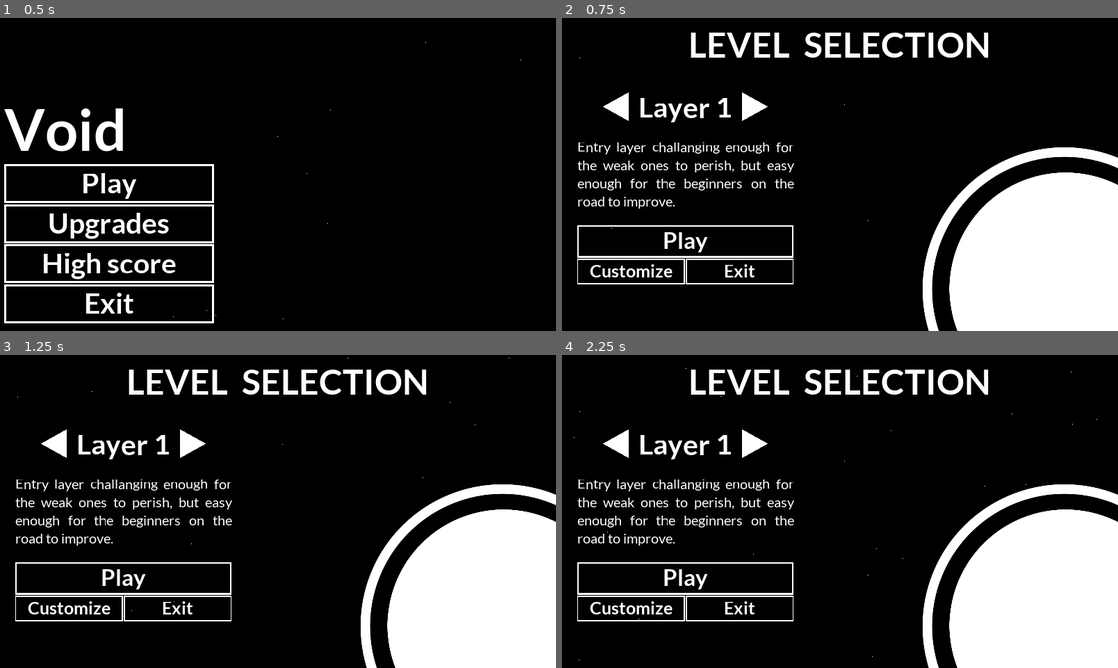
Above: before the commit, frames 1-4 (two rows, left to right).
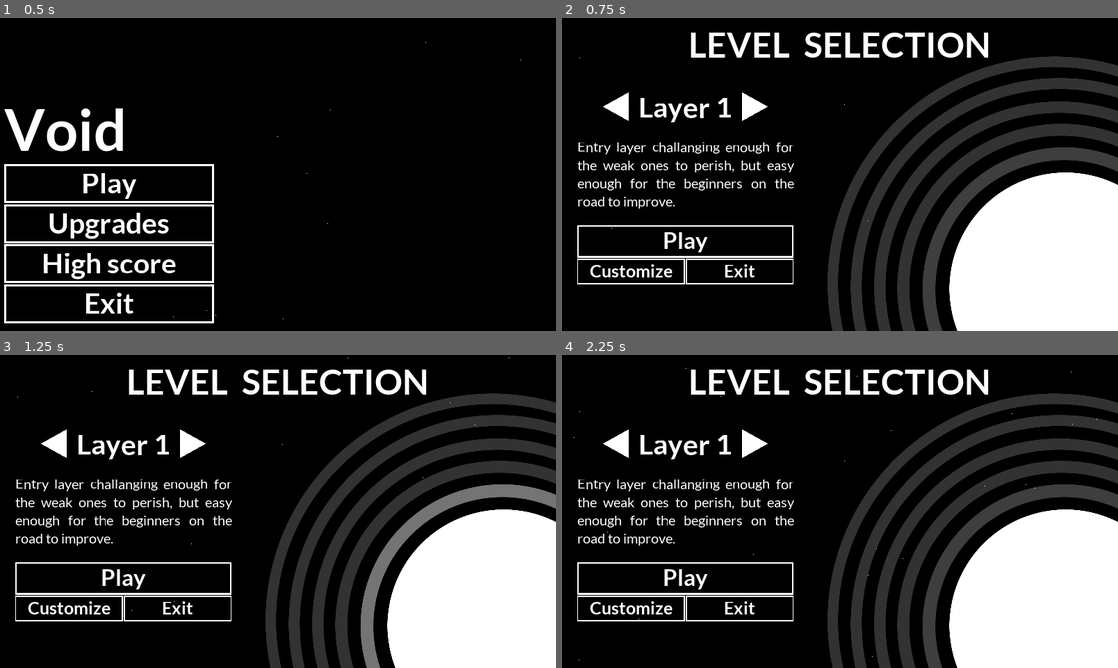
Above: after the commit, the same moments.

Repository: 0stam/void
Game: Godot game, scene res://ui/MainMenu.tscn
The game is run twice, just before and just after one commit, with the same random seed, the same clock (stepped at 60 frames per second) and the same inputs.
Inputs (mouse positions are in pixels of both pictures, inside the frame that each line leads up to):
- Up to frame 1 (0.5 s): no input
- Up to frame 2 (0.75 s): click "Play" at 0.5 s
- Up to frame 3 (1.25 s): no input
- Up to frame 4 (2.25 s): click (617, 442) at 1.25 s; click (756, 442) at 2 s

Frame 1 is identical in both runs. In frame 2, 13% of the frame differs, in the area x 47-100%, y 12-100%; in frame 3, 13%; in frame 4, 13%.

Commit message:
Rework level selection graphics

Diff:
--- a/global/global.gd
+++ b/global/global.gd
@@ -18,7 +18,7 @@
 # Levels
 var level : int = 0
 var level_data : Dictionary = {}
-var levels = ["Layer 1", "Layer 2"]
+var levels = ["Layer 1", "Layer 2", "Layer 2", "Layer 2", "Layer 2"]
 var known_level = 1
 var level_description : String = ""
 
--- a/ui/LevelSelection.gd
+++ b/ui/LevelSelection.gd
@@ -25,12 +25,14 @@
 	for i in layer_graphics.get_children():
 		if i.name == "Middle":
 			continue
-		if int(i.name) <= Global.level:
+		if int(i.name) == Global.level:
 			i.get_node("Animation").play("basic")
-			i.show()
 		else:
 			i.get_node("Animation").stop()
-			i.hide()
+			if int(i.name) < Global.level:
+				i.modulate.a = 1
+			else:
+				i.modulate.a = 0.2
 
 
 func _on_Left_pressed():
--- a/ui/LevelSelection.tscn
+++ b/ui/LevelSelection.tscn
@@ -13,15 +13,56 @@
 [ext_resource path="res://ui/LevelSelection.gd" type="Script" id=11]
 [ext_resource path="res://fonts/text_block.tres" type="DynamicFont" id=12]
 [ext_resource path="res://art/circle.png" type="Texture" id=13]
-[ext_resource path="res://art/layer.png" type="Texture" id=14]
-
-[sub_resource type="Animation" id=1]
-resource_name = "basic"
+[ext_resource path="res://art/layer1.png" type="Texture" id=14]
+[ext_resource path="res://art/layer2.png" type="Texture" id=15]
+[ext_resource path="res://art/layer0.png" type="Texture" id=16]
+[ext_resource path="res://art/layer4.png" type="Texture" id=17]
+[ext_resource path="res://art/layer3.png" type="Texture" id=18]
 
 [sub_resource type="Animation" id=2]
 resource_name = "basic"
 length = 4.0
 loop = true
+tracks/0/type = "bezier"
+tracks/0/path = NodePath(".:modulate:r")
+tracks/0/interp = 1
+tracks/0/loop_wrap = true
+tracks/0/imported = false
+tracks/0/enabled = true
+tracks/0/keys = {
+"points": PoolRealArray( 1, -0.25, 0, 0.25, 0, 1, -0.25, 0, 0.25, 0, 1, -0.25, 0, 0.25, 0 ),
+"times": PoolRealArray( 0, 2, 4 )
+}
+tracks/1/type = "bezier"
+tracks/1/path = NodePath(".:modulate:g")
+tracks/1/interp = 1
+tracks/1/loop_wrap = true
+tracks/1/imported = false
+tracks/1/enabled = true
+tracks/1/keys = {
+"points": PoolRealArray( 1, -0.25, 0, 0.25, 0, 1, -0.25, 0, 0.25, 0, 1, -0.25, 0, 0.25, 0 ),
+"times": PoolRealArray( 0, 2, 4 )
+}
+tracks/2/type = "bezier"
+tracks/2/path = NodePath(".:modulate:b")
+tracks/2/interp = 1
+tracks/2/loop_wrap = true
+tracks/2/imported = false
+tracks/2/enabled = true
+tracks/2/keys = {
+"points": PoolRealArray( 1, -0.25, 0, 0.25, 0, 1, -0.25, 0, 0.25, 0, 1, -0.25, 0, 0.25, 0 ),
+"times": PoolRealArray( 0, 2, 4 )
+}
+tracks/3/type = "bezier"
+tracks/3/path = NodePath(".:modulate:a")
+tracks/3/interp = 1
+tracks/3/loop_wrap = true
+tracks/3/imported = false
+tracks/3/enabled = true
+tracks/3/keys = {
+"points": PoolRealArray( 0.2, -0.25, 0, 0.25, 0, 1, -0.25, 0, 0.25, 0, 0.2, -0.25, 0, 0.25, 0 ),
+"times": PoolRealArray( 0, 2, 4 )
+}
 
 [sub_resource type="Animation" id=3]
 resource_name = "basic"
@@ -64,7 +105,142 @@
 tracks/3/imported = false
 tracks/3/enabled = true
 tracks/3/keys = {
-"points": PoolRealArray( 0, -0.25, 0, 0.25, 0, 1, -0.25, 0, 0.25, 0, 0, -0.25, 0, 0.25, 0 ),
+"points": PoolRealArray( 0.2, -0.25, 0, 0.25, 0, 1, -0.25, 0, 0.25, 0, 0.2, -0.25, 0, 0.25, 0 ),
+"times": PoolRealArray( 0, 2, 4 )
+}
+
+[sub_resource type="Animation" id=4]
+resource_name = "basic"
+length = 4.0
+loop = true
+tracks/0/type = "bezier"
+tracks/0/path = NodePath(".:modulate:r")
+tracks/0/interp = 1
+tracks/0/loop_wrap = true
+tracks/0/imported = false
+tracks/0/enabled = true
+tracks/0/keys = {
+"points": PoolRealArray( 1, -0.25, 0, 0.25, 0, 1, -0.25, 0, 0.25, 0, 1, -0.25, 0, 0.25, 0 ),
+"times": PoolRealArray( 0, 2, 4 )
+}
+tracks/1/type = "bezier"
+tracks/1/path = NodePath(".:modulate:g")
+tracks/1/interp = 1
+tracks/1/loop_wrap = true
+tracks/1/imported = false
+tracks/1/enabled = true
+tracks/1/keys = {
+"points": PoolRealArray( 1, -0.25, 0, 0.25, 0, 1, -0.25, 0, 0.25, 0, 1, -0.25, 0, 0.25, 0 ),
+"times": PoolRealArray( 0, 2, 4 )
+}
+tracks/2/type = "bezier"
+tracks/2/path = NodePath(".:modulate:b")
+tracks/2/interp = 1
+tracks/2/loop_wrap = true
+tracks/2/imported = false
+tracks/2/enabled = true
+tracks/2/keys = {
+"points": PoolRealArray( 1, -0.25, 0, 0.25, 0, 1, -0.25, 0, 0.25, 0, 1, -0.25, 0, 0.25, 0 ),
+"times": PoolRealArray( 0, 2, 4 )
+}
+tracks/3/type = "bezier"
+tracks/3/path = NodePath(".:modulate:a")
+tracks/3/interp = 1
+tracks/3/loop_wrap = true
+tracks/3/imported = false
+tracks/3/enabled = true
+tracks/3/keys = {
+"points": PoolRealArray( 0.2, -0.25, 0, 0.25, 0, 1, -0.25, 0, 0.25, 0, 0.2, -0.25, 0, 0.25, 0 ),
+"times": PoolRealArray( 0, 2, 4 )
+}
+
+[sub_resource type="Animation" id=5]
+resource_name = "basic"
+length = 4.0
+loop = true
+tracks/0/type = "bezier"
+tracks/0/path = NodePath(".:modulate:r")
+tracks/0/interp = 1
+tracks/0/loop_wrap = true
+tracks/0/imported = false
+tracks/0/enabled = true
+tracks/0/keys = {
+"points": PoolRealArray( 1, -0.25, 0, 0.25, 0, 1, -0.25, 0, 0.25, 0, 1, -0.25, 0, 0.25, 0 ),
+"times": PoolRealArray( 0, 2, 4 )
+}
+tracks/1/type = "bezier"
+tracks/1/path = NodePath(".:modulate:g")
+tracks/1/interp = 1
+tracks/1/loop_wrap = true
+tracks/1/imported = false
+tracks/1/enabled = true
+tracks/1/keys = {
+"points": PoolRealArray( 1, -0.25, 0, 0.25, 0, 1, -0.25, 0, 0.25, 0, 1, -0.25, 0, 0.25, 0 ),
+"times": PoolRealArray( 0, 2, 4 )
+}
+tracks/2/type = "bezier"
+tracks/2/path = NodePath(".:modulate:b")
+tracks/2/interp = 1
+tracks/2/loop_wrap = true
+tracks/2/imported = false
+tracks/2/enabled = true
+tracks/2/keys = {
+"points": PoolRealArray( 1, -0.25, 0, 0.25, 0, 1, -0.25, 0, 0.25, 0, 1, -0.25, 0, 0.25, 0 ),
+"times": PoolRealArray( 0, 2, 4 )
+}
+tracks/3/type = "bezier"
+tracks/3/path = NodePath(".:modulate:a")
+tracks/3/interp = 1
+tracks/3/loop_wrap = true
+tracks/3/imported = false
+tracks/3/enabled = true
+tracks/3/keys = {
+"points": PoolRealArray( 0.2, -0.25, 0, 0.25, 0, 1, -0.25, 0, 0.25, 0, 0, -0.25, 0, 0.25, 0 ),
+"times": PoolRealArray( 0, 2, 4 )
+}
+
+[sub_resource type="Animation" id=6]
+resource_name = "basic"
+length = 4.0
+loop = true
+tracks/0/type = "bezier"
+tracks/0/path = NodePath(".:modulate:r")
+tracks/0/interp = 1
+tracks/0/loop_wrap = true
+tracks/0/imported = false
+tracks/0/enabled = true
+tracks/0/keys = {
+"points": PoolRealArray( 1, -0.25, 0, 0.25, 0, 1, -0.25, 0, 0.25, 0, 1, -0.25, 0, 0.25, 0 ),
+"times": PoolRealArray( 0, 2, 4 )
+}
+tracks/1/type = "bezier"
+tracks/1/path = NodePath(".:modulate:g")
+tracks/1/interp = 1
+tracks/1/loop_wrap = true
+tracks/1/imported = false
+tracks/1/enabled = true
+tracks/1/keys = {
+"points": PoolRealArray( 1, -0.25, 0, 0.25, 0, 1, -0.25, 0, 0.25, 0, 1, -0.25, 0, 0.25, 0 ),
+"times": PoolRealArray( 0, 2, 4 )
+}
+tracks/2/type = "bezier"
+tracks/2/path = NodePath(".:modulate:b")
+tracks/2/interp = 1
+tracks/2/loop_wrap = true
+tracks/2/imported = false
+tracks/2/enabled = true
+tracks/2/keys = {
+"points": PoolRealArray( 1, -0.25, 0, 0.25, 0, 1, -0.25, 0, 0.25, 0, 1, -0.25, 0, 0.25, 0 ),
+"times": PoolRealArray( 0, 2, 4 )
+}
+tracks/3/type = "bezier"
+tracks/3/path = NodePath(".:modulate:a")
+tracks/3/interp = 1
+tracks/3/loop_wrap = true
+tracks/3/imported = false
+tracks/3/enabled = true
+tracks/3/keys = {
+"points": PoolRealArray( 0.2, -0.25, 0, 0.25, 0, 1, -0.25, 0, 0.25, 0, 0.2, -0.25, 0, 0.25, 0 ),
 "times": PoolRealArray( 0, 2, 4 )
 }
 
@@ -120,10 +296,8 @@
 "_edit_use_anchors_": false
 }
 
-[node name="Animation" type="AnimationPlayer" parent="Graphics/Middle"]
-anims/basic = SubResource( 1 )
-
 [node name="0" type="TextureRect" parent="Graphics"]
+modulate = Color( 1, 1, 1, 0.2 )
 anchor_left = 1.0
 anchor_top = 1.0
 anchor_right = 1.0
@@ -132,7 +306,7 @@
 margin_top = -634.49
 margin_right = 304.853
 margin_bottom = 345.51
-texture = ExtResource( 14 )
+texture = ExtResource( 16 )
 expand = true
 __meta__ = {
 "_edit_use_anchors_": false
@@ -142,6 +316,7 @@
 anims/basic = SubResource( 2 )
 
 [node name="1" type="TextureRect" parent="Graphics"]
+modulate = Color( 1, 1, 1, 0.2 )
 anchor_left = 1.0
 anchor_top = 1.0
 anchor_right = 1.0
@@ -158,6 +333,63 @@
 
 [node name="Animation" type="AnimationPlayer" parent="Graphics/1"]
 anims/basic = SubResource( 3 )
+
+[node name="2" type="TextureRect" parent="Graphics"]
+modulate = Color( 1, 1, 1, 0.2 )
+anchor_left = 1.0
+anchor_top = 1.0
+anchor_right = 1.0
+anchor_bottom = 1.0
+margin_left = -842.079
+margin_top = -791.664
+margin_right = 437.921
+margin_bottom = 488.336
+texture = ExtResource( 15 )
+expand = true
+__meta__ = {
+"_edit_use_anchors_": false
+}
+
+[node name="Animation" type="AnimationPlayer" parent="Graphics/2"]
+anims/basic = SubResource( 4 )
+
+[node name="3" type="TextureRect" parent="Graphics"]
+modulate = Color( 1, 1, 1, 0.2 )
+anchor_left = 1.0
+anchor_top = 1.0
+anchor_right = 1.0
+anchor_bottom = 1.0
+margin_left = -923.238
+margin_top = -872.65
+margin_right = 517.762
+margin_bottom = 568.35
+texture = ExtResource( 18 )
+expand = true
+__meta__ = {
+"_edit_use_anchors_": false
+}
+
+[node name="Animation" type="AnimationPlayer" parent="Graphics/3"]
+anims/basic = SubResource( 5 )
+
+[node name="4" type="TextureRect" parent="Graphics"]
+modulate = Color( 1, 1, 1, 0.2 )
+anchor_left = 1.0
+anchor_top = 1.0
+anchor_right = 1.0
+anchor_bottom = 1.0
+margin_left = -1003.41
+margin_top = -946.864
+margin_right = 563.591
+margin_bottom = 620.136
+texture = ExtResource( 17 )
+expand = true
+__meta__ = {
+"_edit_use_anchors_": false
+}
+
+[node name="Animation" type="AnimationPlayer" parent="Graphics/4"]
+anims/basic = SubResource( 6 )
 
 [node name="Selection" type="VBoxContainer" parent="."]
 margin_left = 51.521
Binary file changed: art/layer.png
Binary file added: art/layer0.png
Not shown, added: art/layer0.png.import
Binary file added: art/layer1.png
Not shown, added: art/layer1.png.import
Binary file added: art/layer2.png
Not shown, added: art/layer2.png.import
Binary file added: art/layer3.png
Not shown, added: art/layer3.png.import
Binary file added: art/layer4.png
Not shown, added: art/layer4.png.import
Binary file added: art/layer5.png
(and 2 more such lines)
